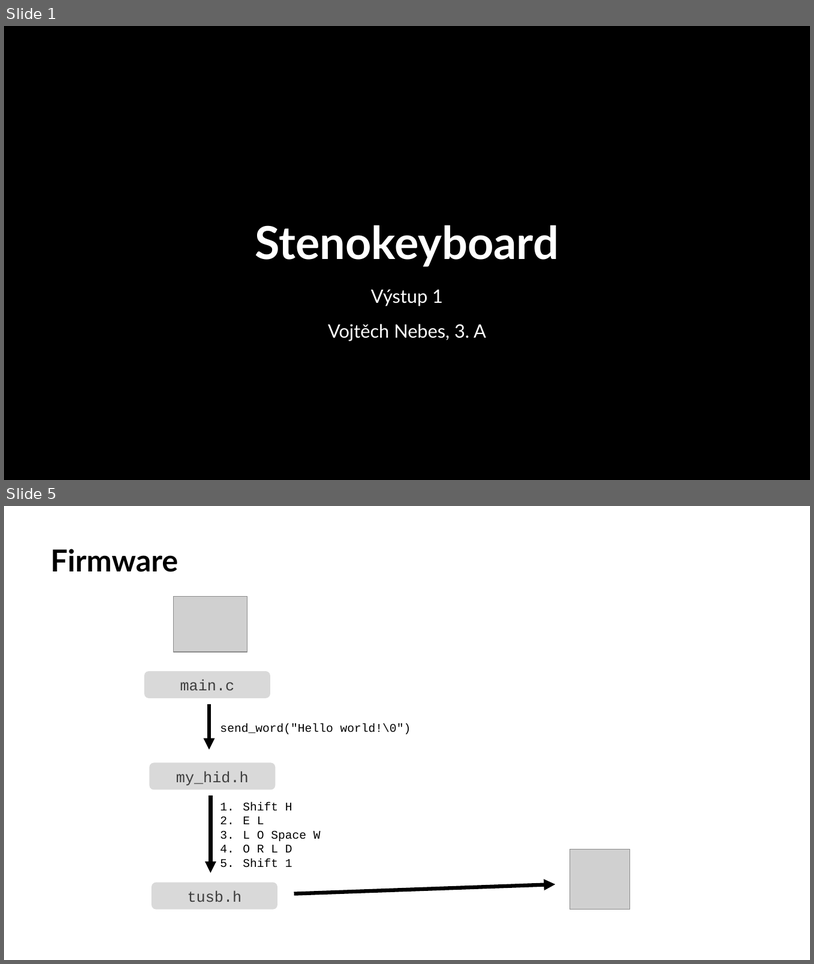
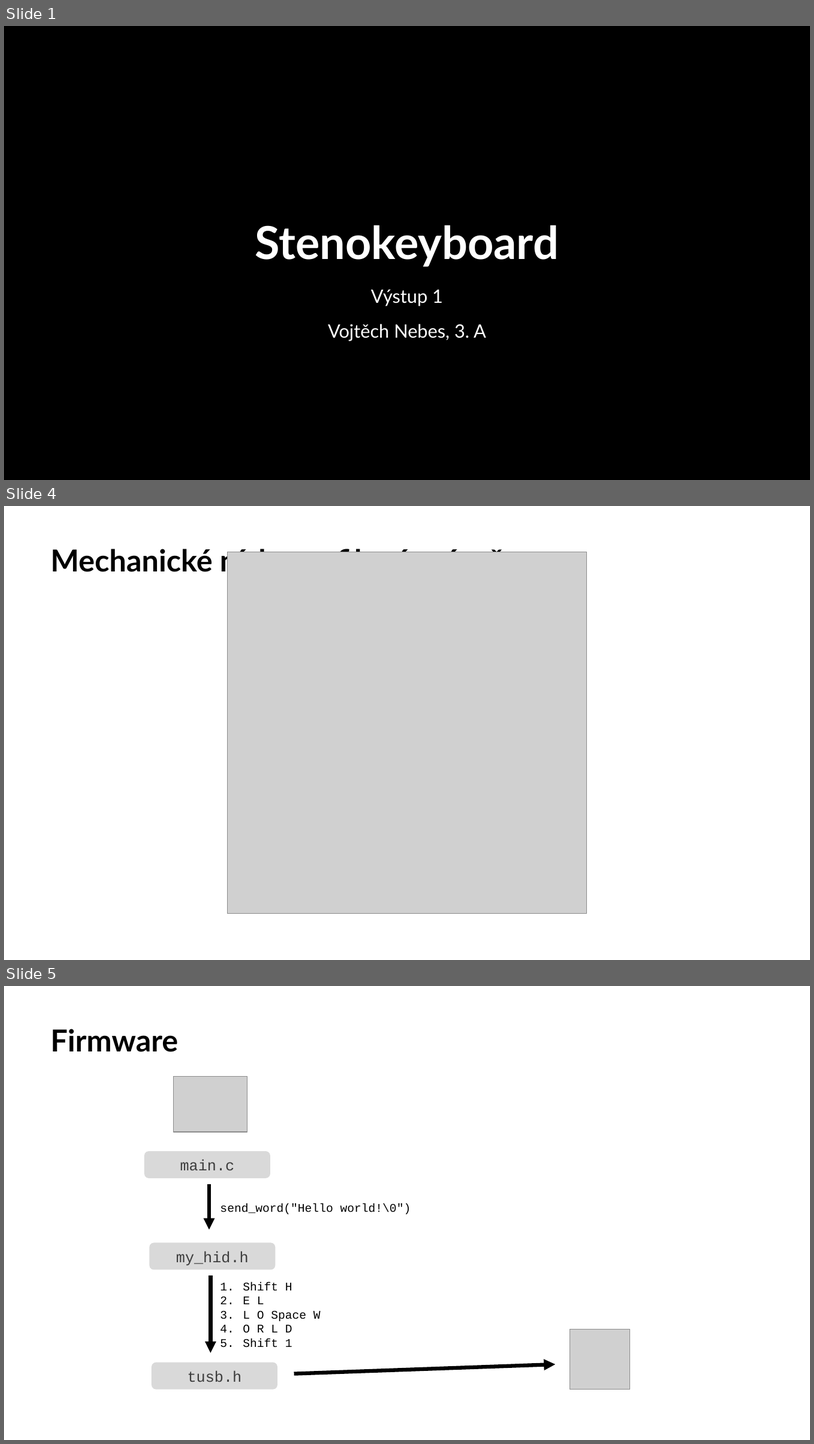
Before and after one commit to VojtechNebes/ssps-stp-stenokeyboard, a slide deck: vystup_1/STP výstup 1.pptx. Shown one above the other, each under a label of ours: slides 1 and 5 before the commit, slides 1, 4 and 5 after it; the slides between them are not shown. The pictures are 814x964 and 814x1444 pixels, drawn with LibreOffice and Linux fonts; fonts in the diff are those of the drawing; grey boxes stand for pictures; background and template pictures are left out. Boxes give left, top, right and bottom in pixels: in the first picture for what was removed or moved away, otherwise in the second. Text is boxed around its words. In the diff, an @@ line names an element or a change of style, - is before the commit and + after.

```diff
--- a/vystup_1/STP výstup 1.pptx
+++ b/vystup_1/STP výstup 1.pptx
@@ slide 4 added at <box>4,506,810,960</box>, background #FFFFFF @@
@@ title added at <box>51,545,519,576</box>, 36 pt, text #000000, bold @@
+Mechanické nízkoprofilové spínače
@@ picture added at <box>228,552,587,913</box> @@
```
Also in this commit, not shown: 1 slide changed, 1 other slide added, 2 slides removed, 1 other file.
